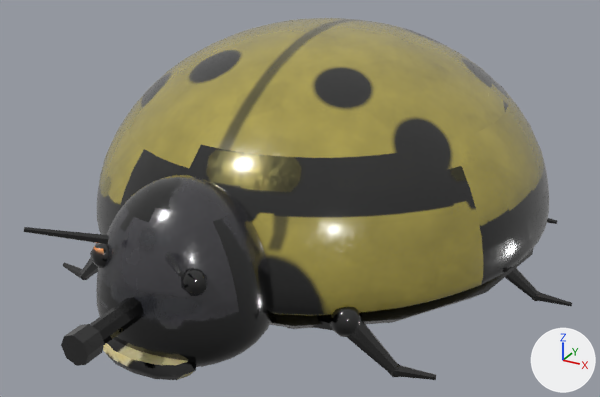
An edit to the glTF model assets/models/beetle_ladybug.glb, drawn before and after from the same camera.
Camera for both pictures: a 50 mm camera at (0.893, -1.724, 0.979) aimed at (0.033, -0.16, 0.197). The lights are fixed; the arrows at lower right show +X, +Y and +Z. The first picture is the older version. Vertices at exactly the same position are counted once.

Names of what the first picture shows: 'beetle_ladybug_Mesh'.
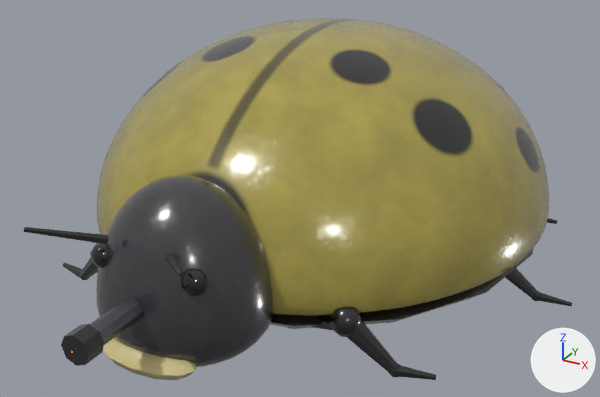
Location of each change, [x1, y1, x2, y2] in pixels of the pictures (600 x 397 px):
part 1 of me_beetle_ladybug_mesh, surface changed (lighter): [68, 18, 549, 380] in both

Edits to the bpy script that builds the scene:
```text
Add mat_m_flash:
    mat_m_flash = bpy.data.materials.new('M_Flash')
    # colours: orange #ff6b14
    # uses the picture img_beetle_ladybug_mesh_color
    # uses the picture img_beetle_ladybug_mesh_normal
    # uses the picture img_beetle_ladybug_mesh_orm
Change me_beetle_ladybug_mesh:
    used by ob_beetle_ladybug_mesh; location = (0.0, 0.0, 0.0)
    remove me_beetle_ladybug_mesh.from_pydata(...)  # 3312 vertices, 6416 faces; spans x -0.65..0.649, y -0.88..0.619, z -0.001..0.567
    add me_beetle_ladybug_mesh.from_pydata(...)  # 3398 vertices, 6564 faces; spans x -0.65..0.649, y -0.888..0.619, z -0.001..0.567
    me_beetle_ladybug_mesh part 1: 5782 kept faces spanning x -0.65..0.649, y -0.88..0.619, z -0.001..0.567 get new texture (UV) coordinates
    edits to the shape of me_beetle_ladybug_mesh do not show in these pictures
    add me_beetle_ladybug_mesh.materials.append(mat_m_flash)
```
